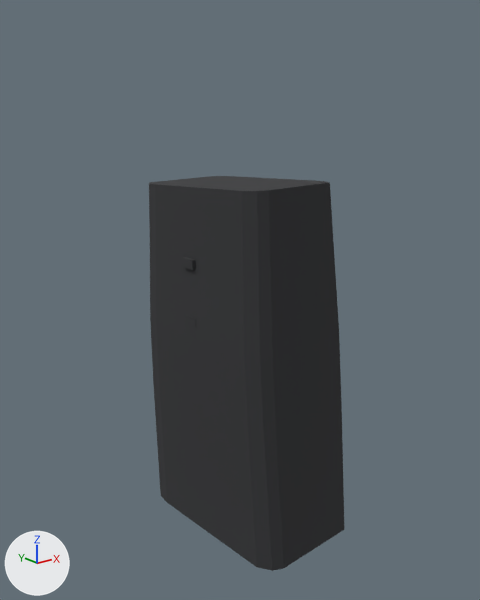
The glTF model assets/models/attachment_sniper_foregrip.glb, before and after one commit.
One viewpoint serves both versions: a 50 mm camera at (-0.0998, 0.0804, -0.0392) aimed at (0.0007, 0.2059, -0.0894). The lights are fixed; the arrows at lower left show +X, +Y and +Z. The older version comes first. Vertices at exactly the same position are counted once.

In view in the first picture: 'attachment_sniper_foregrip__sniper_foregrip__sniper_foregrip__grip'.
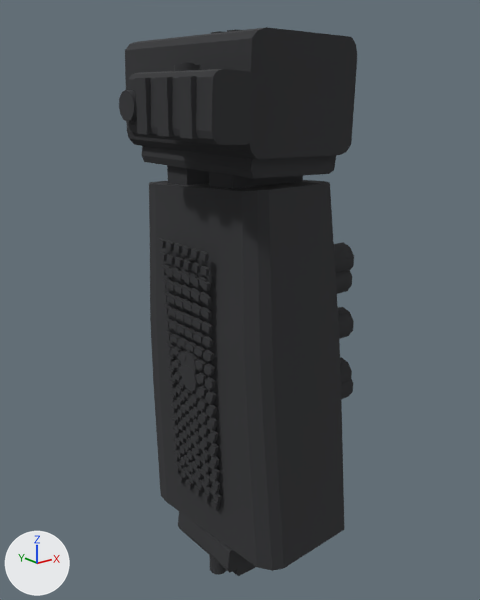
Changed parts and their boxes [x1, y1, x2, y2] in the pictures (480 x 600 px):
'attachment_sniper_foregrip__sniper_foregrip__sniper_foregrip__grip', reshaped (22% wider, 39% taller): before [149, 176, 344, 571]; after [119, 27, 357, 576]
part 1 of me_geometry_259_ds_wpolymer, added: after [119, 27, 357, 576]

Diff of the bpy script that builds the scene:
```diff
--- a/assets/models/attachment_sniper_foregrip.glb.py
+++ b/assets/models/attachment_sniper_foregrip.glb.py
@@ me_geometry_259_ds_wpolymer @@
 # used by ob_attachment_sniper_foregrip__sniper_foregrip__sniper_foregrip__grip; location = (0.0, 0.0, 0.0)
-me_geometry_259_ds_wpolymer.from_pydata(...)  # 112 vertices, 200 faces; spans x -0.0152..0.0152, y 0.1763..0.23, z -0.1496..-0.0586
+me_geometry_259_ds_wpolymer.from_pydata(...)  # 6066 vertices, 9516 faces; spans x -0.0277..0.0287, y 0.1763..0.2315, z -0.1634..-0.0262
+# me_geometry_259_ds_wpolymer part 1: 5954 vertices added at x -0.0277..0.0287, y 0.1805..0.2315, z -0.1634..-0.0262
 me_geometry_259_ds_wpolymer.materials.append(mat_ds_wpolymer)
```
